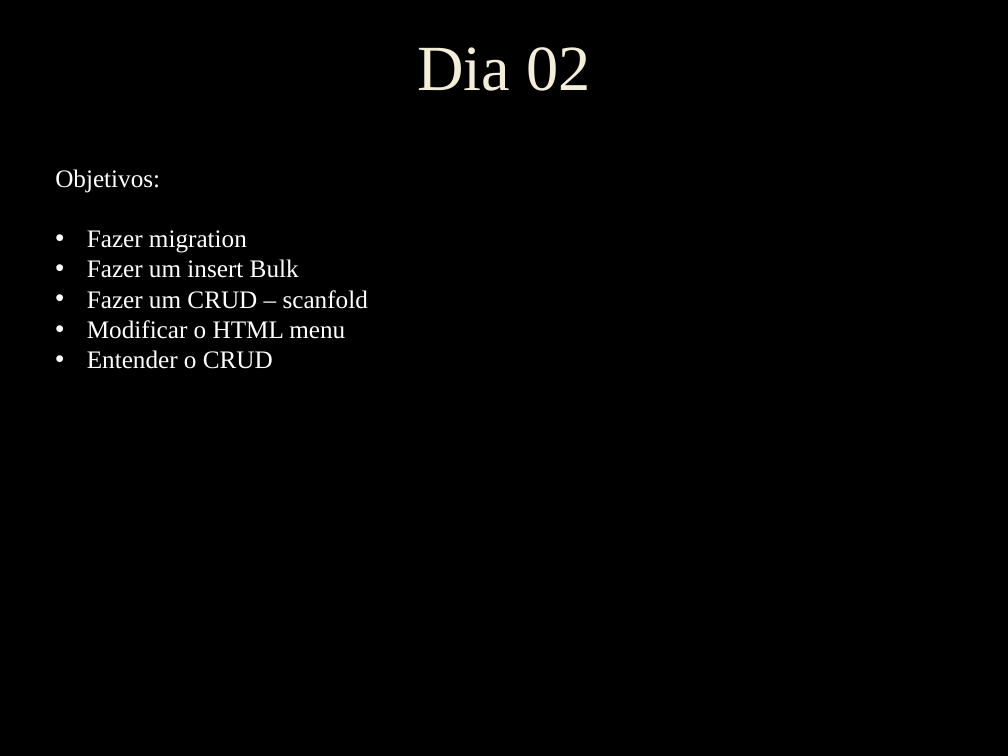
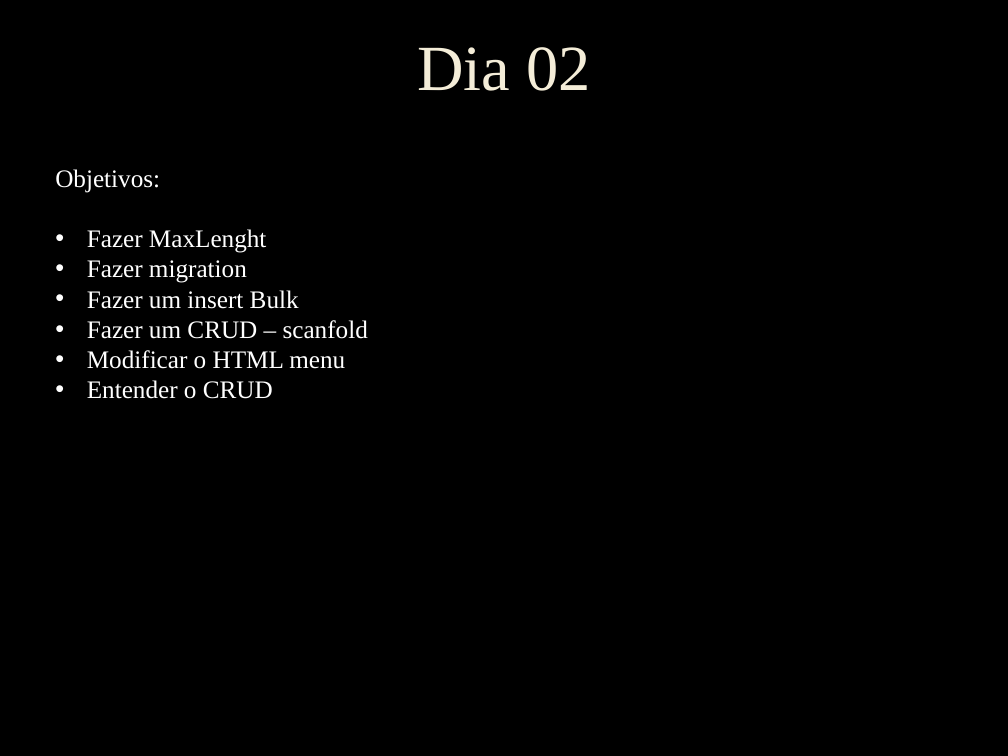
Before and after one commit to dorathoto/Gauss.MVC.Projeto01, a slide deck: slide 20 of Gauss.MVC.Projeto01/MVC.pptx. Drawn at 1008x756 pixels with LibreOffice and Linux fonts; fonts in the diff are those of the drawing; background and template pictures are left out. Boxes give left, top, right and bottom in pixels: in the first picture for what was removed or moved away, otherwise in the second. Text is boxed around its words. In the diff, an @@ line names an element or a change of style, - is before the commit and + after.

```diff
--- a/Gauss.MVC.Projeto01/MVC.pptx
+++ b/Gauss.MVC.Projeto01/MVC.pptx
@@ text at (87,229,266,253): paragraph added @@
+• Fazer MaxLenght
```
Also in this commit, not shown: 23 other files.
